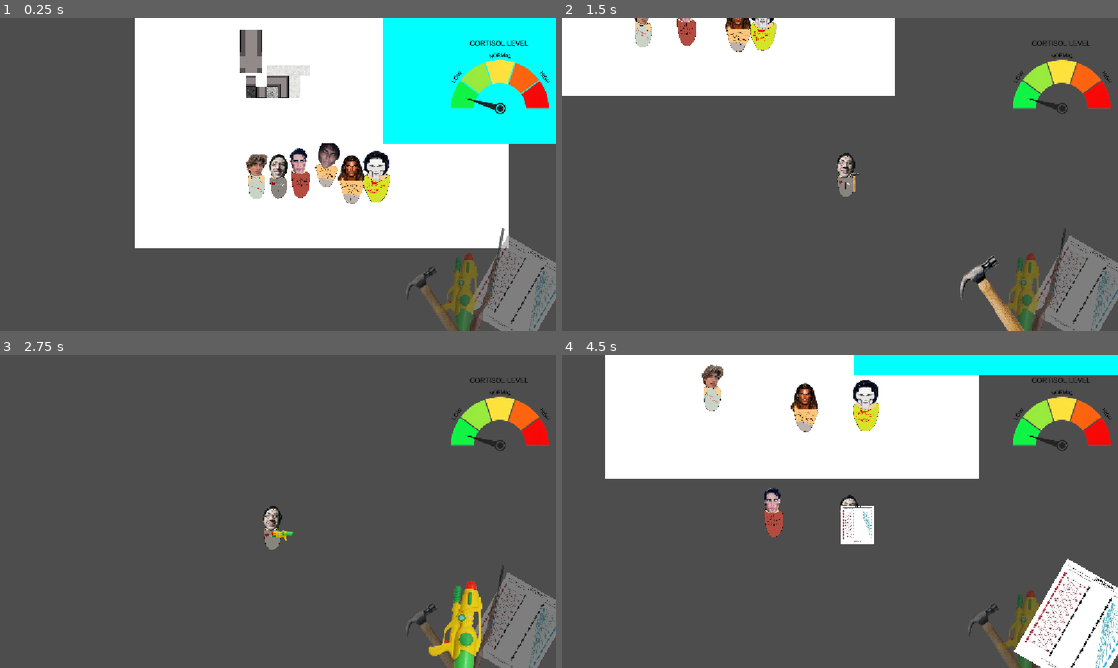
Above: before the commit, frames 1-4 (two rows, left to right).
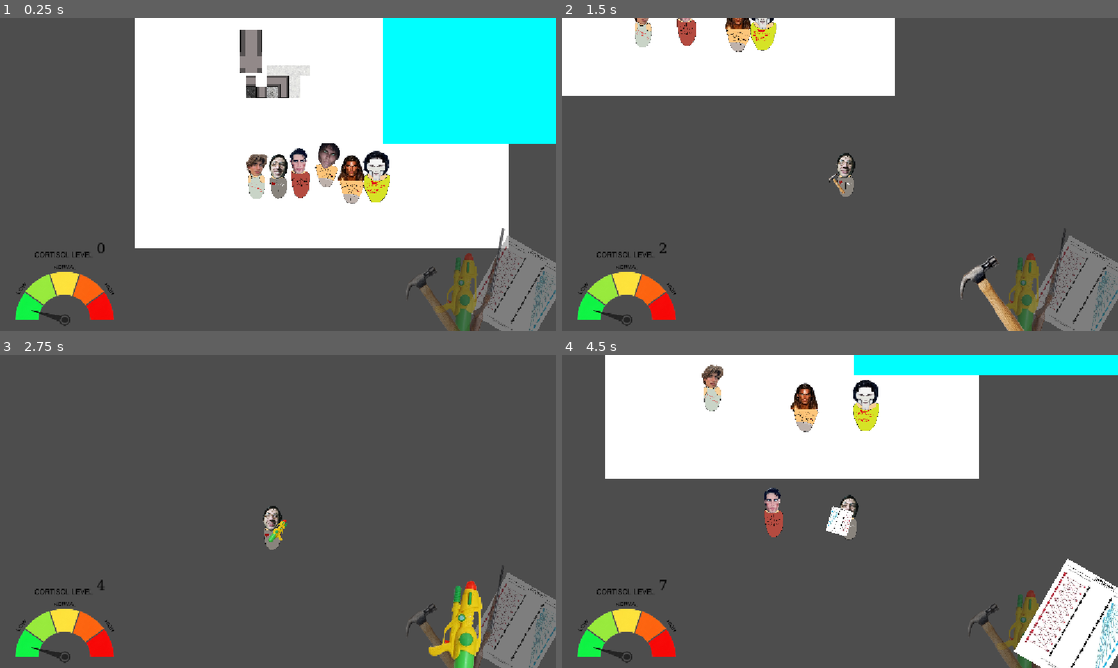
Above: after the commit, the same moments.

Repository: Braish001/Hypergamy-is-fake
Game: Godot game, scene res://world.tscn
Two runs of this game, one before a commit and one after it. Both use one fixed random seed, a clock stepped at 60 frames per second and the inputs below.
Inputs (mouse positions are in pixels of both pictures, inside the frame that each line leads up to):
- Up to frame 1 (0.25 s): no input
- Up to frame 2 (1.5 s): tap Enter (ui_accept) at 0.5, 0.6, 0.77, 1.07 s; move the mouse to (962, 158) at 0.52 s; hold Right (ui_right) 0.53-1.28 s; click (962, 158) at 0.67 s; move the mouse to (728, 190) at 1.27 s; hold Down (ui_down) from 1.28 s (still down); tap 1 at 1.35 s; click (728, 190) at 1.42 s
- Up to frame 3 (2.75 s): tap Enter (ui_accept) at 1.52, 1.55, 1.82, 2.3 s; move the mouse to (333, 442) at 2.02 s; release Down (ui_down) at 2.03 s; hold Right (ui_right) from 2.03 s (still down); tap 2 at 2.1 s; click (333, 442) at 2.17 s
- Up to frame 4 (4.5 s): move the mouse to (812, 574) at 2.77 s; release Right (ui_right) at 2.78 s; hold Up (ui_up) 2.78-3.53 s; tap 3 at 2.85 s; click (812, 574) at 2.92 s; tap Enter (ui_accept) at 3.02, 3.05, 3.32, 3.77, 3.8, 4.07, 4.35 s; move the mouse to (1006, 558) at 3.52 s; hold Left (ui_left) from 3.53 s (still down); tap 4 at 3.6 s; click (1006, 558) at 3.67 s; move the mouse to (673, 464) at 4.27 s; click (673, 464) at 4.42 s

The runs differ from the first frame. In frame 1, 3.5% of the frame differs, in the area x 2-99%, y 7-99%; in frame 2, 3.5%; in frame 3, 3.6%; in frame 4, 4.2%.

Commit message:
18

Diff:
--- a/hypergamy-is-fake/player.gd
+++ b/hypergamy-is-fake/player.gd
@@ -5,17 +5,30 @@
 @export var dash_duration: float = 0.2      # Длительность рывка в секундах
 @export var dash_cooldown: float = 0.4      # Перезарядка рывка
 
-# Система кортизола
+# --- СИСТЕМА КОРТИЗОЛА ---
 var cortisol: float = 0.0
 var max_cortisol: float = 100.0
 var decay_timer: float = 0.0
 
-# Перетащи TextureRect и Label сюда прямо из дерева сцены через Инспектор!
 @export var cortisol_ui: TextureRect
 @export var cortisol_label: Label
-
-# Массив спрайтов кортизола (в строгом правильном порядке)
 var cortisol_stages: Array[Texture2D] = []
+
+# --- СИСТЕМА КРАСОТЫ (ВНЕШНОСТИ) ---
+var beauty: float = 0.0
+var max_beauty: float = 100.0
+var beauty_decay_timer: float = 0.0       # Таймер потери 1 очка каждые 7.5 секунд
+
+@export var beauty_ui: TextureRect          # ТекстурРайст для картинок рангов
+var beauty_stages: Array[Texture2D] = []    # Массив картинок рангов
+
+# Переменные для удара молотком
+var is_hitting_self: bool = false
+var hit_cooldown_timer: float = 0.0         # Строгий кулдаун 3 секунды
+var current_hit_tween: Tween = null         # Переменная для контроля анимации удара
+
+@export var hit_sound: AudioStream          # Файл звука удара
+@onready var audio_stream_player: AudioStreamPlayer = $AudioStreamPlayer
 
 var is_dashing: bool = false
 var dash_time_left: float = 0.0
@@ -23,36 +36,66 @@
 var dash_direction: Vector2 = Vector2.DOWN
 
 # --- СИСТЕМА ОРУЖИЯ В РУКАХ ---
-# Убедись, что у узла Player есть дочерний Sprite2D с именем HeldItemSprite
 @onready var held_item_sprite: Sprite2D = $HeldItemSprite
-
-# Массив текстур оружия — настраивай их прямо в Инспекторе Godot (размер Size = 4)
 @export var weapon_textures: Array[Texture2D] = []
 
+var current_weapon_slot: int = -1
+
+# ==========================================
+# ТОЧНАЯ НАСТРОЙКА ДЛЯ КАЖДОГО ИЗ 4 ПРЕДМЕТОВ:
+# ==========================================
+
+var weapon_scales: Array[Vector2] = [
+	Vector2(0.32, 0.32),   # Слот 0 (Молоток)
+	Vector2(0.37, 0.37),   # Слот 1 (Пистолет)
+	Vector2(0.47, 0.47),   # Слот 2 (Дробовик)
+	Vector2(0.2, 0.2)      # Слот 3 (Фотоальбом)
+]
+
+var weapon_offsets: Array[Vector2] = [
+	Vector2(-45, 69),   # Слот 0 (Слева от персонажа)
+	Vector2(43, 37),   # Слот 1
+	Vector2(43, 37),   # Слот 2
+	Vector2(43, 37)    # Слот 3
+]
+
+var weapon_base_rotations: Array[float] = [
+	-50,    # Слот 0
+	0.0,    # Слот 1
+	0.0,    # Слот 2
+	0.0     # Слот 3
+]
+
+var weapon_flip_h: Array[bool] = [
+	false,  # Слот 0
+	true,   # Слот 1
+	true,   # Слот 2
+	false   # Слот 3
+]
+
+
 func _ready() -> void:
-	# 1. Загружаем картинку курсора
 	var img = Image.load_from_file("res://sprites/cursor_game.png")
 	img.resize(48, 48, Image.INTERPOLATE_BILINEAR)
 	var scaled_cursor = ImageTexture.create_from_image(img)
 	Input.set_custom_mouse_cursor(scaled_cursor, Input.CURSOR_ARROW, Vector2(16, 2.1))
 
-	# 2. Правильный порядок шкал кортизола:
 	cortisol_stages = [
-		load("res://sprites/low_cortisol.png"),             # 0-19: Low
-		load("res://sprites/below_normal_cortisol.png"),    # 20-39: Below Normal
-		load("res://sprites/normal_cortisol.png"),          # 40-59: Normal
-		load("res://sprites/below_high_cortisol.png"),      # 60-79: Below High
-		load("res://sprites/high_cortisol.png")             # 80-100: High
+		load("res://sprites/low_cortisol.png"),
+		load("res://sprites/below_normal_cortisol.png"),
+		load("res://sprites/normal_cortisol.png"),
+		load("res://sprites/below_high_cortisol.png"),
+		load("res://sprites/high_cortisol.png")
 	]
 
 	update_cortisol_display()
-
-	# При старте прячем оружие в руках
+	update_beauty_display()
+
 	if held_item_sprite != null:
 		held_item_sprite.visible = false
 
 func _physics_process(delta: float) -> void:
-	# 1. Убывание 1 единицы кортизола раз в 1 минуту (60 секунд)
+	# 1. Убывание кортизола (1 ед. за 60 секунд)
 	if cortisol > 0:
 		decay_timer += delta
 		if decay_timer >= 60.0:
@@ -60,11 +103,23 @@
 			cortisol = max(0.0, cortisol - 1.0)
 			update_cortisol_display()
 
-	# 2. Таймер перезарядки рывка
+	# 2. Убывание красоты (1 очко каждые 7.5 секунд)
+	if beauty > 0:
+		beauty_decay_timer += delta
+		if beauty_decay_timer >= 7.5:
+			beauty_decay_timer = 0.0
+			beauty = max(0.0, beauty - 1.0)
+			update_beauty_display()
+
+	# 3. Кулдаун удара молотком (уменьшается каждый кадр)
+	if hit_cooldown_timer > 0:
+		hit_cooldown_timer -= delta
+
+	# 4. Таймер перезарядки рывка
 	if cooldown_time_left > 0:
 		cooldown_time_left -= delta
 
-	# 3. Рывок по Пробелу
+	# 5. Рывок по Пробелу
 	if Input.is_action_just_pressed("ui_accept") and cooldown_time_left <= 0 and not is_dashing:
 		var current_dir = Input.get_vector("ui_left", "ui_right", "ui_up", "ui_down")
 
@@ -77,12 +132,10 @@
 		dash_time_left = dash_duration
 		cooldown_time_left = dash_cooldown
 
-		# Увеличиваем кортизол на 1 за каждый деш (максимум 100)
 		cortisol = min(max_cortisol, cortisol + 1.0)
 		update_cortisol_display()
-		print("Кортизол: ", cortisol)
-
-	# 4. Логика движения
+
+	# 6. Логика движения
 	if is_dashing:
 		dash_time_left -= delta
 		velocity = dash_direction * dash_speed
@@ -95,7 +148,83 @@
 
 	move_and_slide()
 
-# Функция обновления картинки и текста кортизола в UI
+# Обработка клика ЛКМ для удара молотком
+func _input(event: InputEvent) -> void:
+	if event is InputEventMouseButton and event.pressed and event.button_index == MOUSE_BUTTON_LEFT:
+		if current_weapon_slot == 0 and not is_hitting_self and hit_cooldown_timer <= 0:
+			start_self_hit()
+
+func start_self_hit() -> void:
+	is_hitting_self = true
+	hit_cooldown_timer = 1.5  # Твое значение кулдауна
+	print("Игрок бьет себя молотком по лицу!")
+
+	# Звук удара комфортной громкости (0.4)
+	if audio_stream_player != null:
+		if hit_sound != null:
+			audio_stream_player.stream = hit_sound
+		audio_stream_player.volume_db = linear_to_db(0.4)
+		audio_stream_player.play()
+
+	# Анимация через Tween: плавно выпрямляем молоток в 0 градусов и возвращаем назад
+	var offset = weapon_offsets[0]
+	var base_rot = weapon_base_rotations[0]
+
+	current_hit_tween = create_tween()
+	current_hit_tween.set_parallel(false)
+
+	# 1. Плавное движение в ровную позицию (0 градусов) — 0.25 сек
+	current_hit_tween.tween_property(held_item_sprite, "rotation", deg_to_rad(0.0), 0.25)
+
+	# Добавляем очко красоты в момент удара
+	beauty = min(max_beauty, beauty + 1.0)
+	update_beauty_display()
+	print("Красота повышена: ", beauty)
+
+	# 2. Плавный возврат в изначальную наклоненную точку (base_rot) — 0.35 сек
+	current_hit_tween.tween_property(held_item_sprite, "rotation", deg_to_rad(base_rot), 0.35)
+
+	# Снимаем блокировку по окончании анимации (0.25 + 0.35 = 0.6 сек)
+	await get_tree().create_timer(0.6).timeout
+	if current_weapon_slot == 0:
+		is_hitting_self = false
+
+# Поведение оружия каждый кадр
+func _process(_delta: float) -> void:
+	if held_item_sprite != null and held_item_sprite.visible and current_weapon_slot != -1:
+		held_item_sprite.scale = weapon_scales[current_weapon_slot]
+		var offset = weapon_offsets[current_weapon_slot]
+
+		# --- СЛОТ 0: МОЛОТОК ---
+		if current_weapon_slot == 0:
+			if not is_hitting_self:
+				held_item_sprite.position = offset
+				held_item_sprite.rotation = deg_to_rad(weapon_base_rotations[0])
+				held_item_sprite.flip_v = false
+				held_item_sprite.flip_h = weapon_flip_h[0]
+
+		# --- СЛОТЫ 1, 2, 3: ОРУЖИЕ (Смотрят на мышку) ---
+		else:
+			var mouse_pos = get_global_mouse_position()
+			var dir = (mouse_pos - global_position).normalized()
+
+			if global_position.distance_to(mouse_pos) < 5.0:
+				dir = Vector2.RIGHT
+
+			if mouse_pos.x < global_position.x:
+				offset.x = -abs(offset.x)
+				held_item_sprite.flip_v = true
+			else:
+				offset.x = abs(offset.x)
+				held_item_sprite.flip_v = false
+
+			held_item_sprite.position = (dir * 10.0) + offset
+
+			var target_angle = dir.angle() + deg_to_rad(weapon_base_rotations[current_weapon_slot])
+			held_item_sprite.rotation = target_angle
+			held_item_sprite.flip_h = weapon_flip_h[current_weapon_slot]
+
+# Обновление UI кортизола
 func update_cortisol_display() -> void:
 	if cortisol_ui != null:
 		var stage_index = int(cortisol / 20)
@@ -107,18 +236,26 @@
 	if cortisol_label != null:
 		cortisol_label.text = str(int(cortisol))
 
-# --- ФУНКЦИИ УПРАВЛЕНИЯ ОРУЖИЕМ В РУКАХ ---
-# --- ФУНКЦИИ УПРАВЛЕНИЯ ОРУЖИЕМ В РУКАХ ---
-# --- ФУНКЦИИ УПРАВЛЕНИЯ ОРУЖИЕМ В РУКАХ ---
+# Обновление UI красоты
+func update_beauty_display() -> void:
+	var stage_index = int(beauty / 25)
+	stage_index = clamp(stage_index, 0, 3)
+
+	var rank_names = ["Sub3", "LTN", "Chad", "True Adam"]
+	print("Красота: ", beauty, " | Ранг: ", rank_names[stage_index])
+
 # --- ФУНКЦИИ УПРАВЛЕНИЯ ОРУЖИЕМ В РУКАХ ---
 func equip_weapon(slot_index: int) -> void:
-	print("--- ВЫЗВАНА ФУНКЦИЯ equip_weapon со слотом: ", slot_index, " ---")
+	# Если меняем оружие во время удара — прерываем анимацию молотка
+	if is_hitting_self:
+		is_hitting_self = false
+		if current_hit_tween and current_hit_tween.is_valid():
+			current_hit_tween.kill()
+
+	current_weapon_slot = slot_index
 
 	if held_item_sprite == null:
-		print("ОШИБКА: Узел HeldItemSprite РАВЕН NULL! Узел не найден!")
 		return
-	else:
-		print("Успех: Узел HeldItemSprite найден в памяти.")
 
 	if slot_index == -1:
 		hide_held_weapon()
@@ -126,20 +263,11 @@
 		if slot_index >= 0 and slot_index < weapon_textures.size():
 			var tex = weapon_textures[slot_index]
 			if tex != null:
-				print("Беру текстуру для слота ", slot_index, " -> путь: ", tex.resource_path)
 				show_held_weapon(tex)
-			else:
-				print("ОШИБКА: В массиве weapon_textures на позиции ", slot_index, " лежит ПУСТОТА (null)! Ты забыл перетуда картинку в инспекторе!")
-		else:
-			print("ОШИБКА: Индекс слота ", slot_index, " выходящий за рамки массива текстур!")
 
 func show_held_weapon(new_texture: Texture2D) -> void:
-	print("УСПЕХ: Показываю текстуру в руках -> ", new_texture.resource_path)
 	held_item_sprite.texture = new_texture
 	held_item_sprite.visible = true
-
-	# Делаем большой размер, чтобы точно заметить на экране
-	held_item_sprite.scale = Vector2(0.3, 0.3)
 	held_item_sprite.self_modulate = Color(1, 1, 1, 1)
 
 func hide_held_weapon() -> void:
--- a/hypergamy-is-fake/world.tscn
+++ b/hypergamy-is-fake/world.tscn
@@ -12,7 +12,7 @@
 [ext_resource type="Texture2D" uid="uid://bmcsmnw852wg1" path="res://sprites/watergun.png" id="5_wukud"]
 [ext_resource type="Texture2D" uid="uid://dfgjgrka8vo8" path="res://sprites/hypergamy.jpg" id="6_il2jm"]
 [ext_resource type="Texture2D" uid="uid://di1hsi22id7mq" path="res://sprites/wall_straight_g.png" id="6_ioo17"]
-[ext_resource type="AudioStream" uid="uid://b8hx23f6mlcip" path="res://sprites/item-select.mp3" id="7_26xuy"]
+[ext_resource type="AudioStream" uid="uid://bxd610nax0aey" path="res://sounds/item-select.mp3" id="7_26xuy"]
 [ext_resource type="Texture2D" uid="uid://bqfpp06qvas40" path="res://sprites/concrete_white.png" id="7_wse8f"]
 [ext_resource type="Texture2D" uid="uid://c4ol2gcrxsoxl" path="res://sprites/snow.png" id="8_ic0uy"]
 [ext_resource type="PackedScene" uid="uid://bbo12xh5pynwv" path="res://npc.tscn" id="10_wse8f"]
@@ -20,6 +20,7 @@
 [ext_resource type="PackedScene" uid="uid://crl3hq8fk5ti6" path="res://npc_3.tscn" id="12_hiqwa"]
 [ext_resource type="PackedScene" uid="uid://bvhap3fyukl4c" path="res://npc_4.tscn" id="13_2u3nc"]
 [ext_resource type="PackedScene" uid="uid://5y1nbsveuq53" path="res://npc_5.tscn" id="14_udxuc"]
+[ext_resource type="AudioStream" uid="uid://cyjpfawwnp3oy" path="res://sounds/bonesmash.mp3" id="16_bc84e"]
 
 [sub_resource type="FontFile" id="FontFile_jqwnn"]
 cache/0/variation_coordinates = {}
@@ -77,10 +78,10 @@
 anchors_preset = 1
 anchor_left = 1.0
 anchor_right = 1.0
-offset_left = -295.5946
-offset_top = 3.0
-offset_right = 51.0
-offset_bottom = 232.0
+offset_left = -1198.0
+offset_top = 441.0
+offset_right = -851.4054
+offset_bottom = 670.0
 grow_horizontal = 0
 size_flags_horizontal = 8
 size_flags_vertical = 0
@@ -91,12 +92,19 @@
 [node name="Label" type="Label" parent="CanvasLayer/TextureRect" unique_id=1687700362]
 modulate = Color(0, 0, 0, 1)
 layout_mode = 0
-offset_left = 249.5946
-offset_top = 24.0
-offset_right = 390.5946
-offset_bottom = 57.0
+offset_left = 246.0
+offset_top = 23.0
+offset_right = 387.0
+offset_bottom = 62.0
 theme_override_fonts/font = SubResource("FontFile_jqwnn")
 label_settings = SubResource("LabelSettings_mbj86")
+
+[node name="BeautyLabel" type="Label" parent="CanvasLayer/TextureRect" unique_id=864286278]
+layout_mode = 0
+offset_left = 1042.0
+offset_top = -423.0
+offset_right = 1182.0
+offset_bottom = -363.0
 
 [node name="WeaponWheel" type="Control" parent="CanvasLayer" unique_id=1140077928 node_paths=PackedStringArray("player_node")]
 layout_mode = 3
@@ -249,8 +257,15 @@
 scale = Vector2(2, 2)
 texture = ExtResource("5_gbfbk")
 
-[node name="Player" parent="." unique_id=1275611609 instance=ExtResource("1_f3sb7")]
+[node name="Player" parent="." unique_id=1275611609 node_paths=PackedStringArray("cortisol_ui", "cortisol_label") instance=ExtResource("1_f3sb7")]
 position = Vector2(450, 913)
+cortisol_ui = NodePath("../CanvasLayer/TextureRect")
+cortisol_label = NodePath("../CanvasLayer/TextureRect/Label")
+hit_sound = ExtResource("16_bc84e")
+
+[node name="AudioStreamPlayer" type="AudioStreamPlayer" parent="Player" unique_id=279663413]
+stream = ExtResource("16_bc84e")
+volume_db = -19.113
 
 [node name="NPC2" parent="." unique_id=1520599775 instance=ExtResource("10_wse8f")]
 position = Vector2(589, 867)
Not shown, added: hypergamy-is-fake/sounds/bonesmash.mp3.import
Not shown, added: hypergamy-is-fake/sounds/item-select.mp3.import
Not shown, added: hypergamy-is-fake/sprites/adam_look.png.import
Not shown, added: hypergamy-is-fake/sprites/chad_look.png.import
Not shown, removed: hypergamy-is-fake/sprites/item-select.mp3.import
Not shown, added: hypergamy-is-fake/sprites/ltn_look.png.import
Not shown, added: hypergamy-is-fake/sprites/photo_9.png.import
Not shown, added: hypergamy-is-fake/sprites/scared.png.import
Not shown, added: hypergamy-is-fake/sprites/sub_look.png.import
Not shown, added: hypergamy-is-fake/sprites/woman_1.png.import
Not shown, added: hypergamy-is-fake/sprites/woman_2.png.import
Not shown, added: hypergamy-is-fake/sprites/woman_attack.png.import
(and 4 more such lines)
